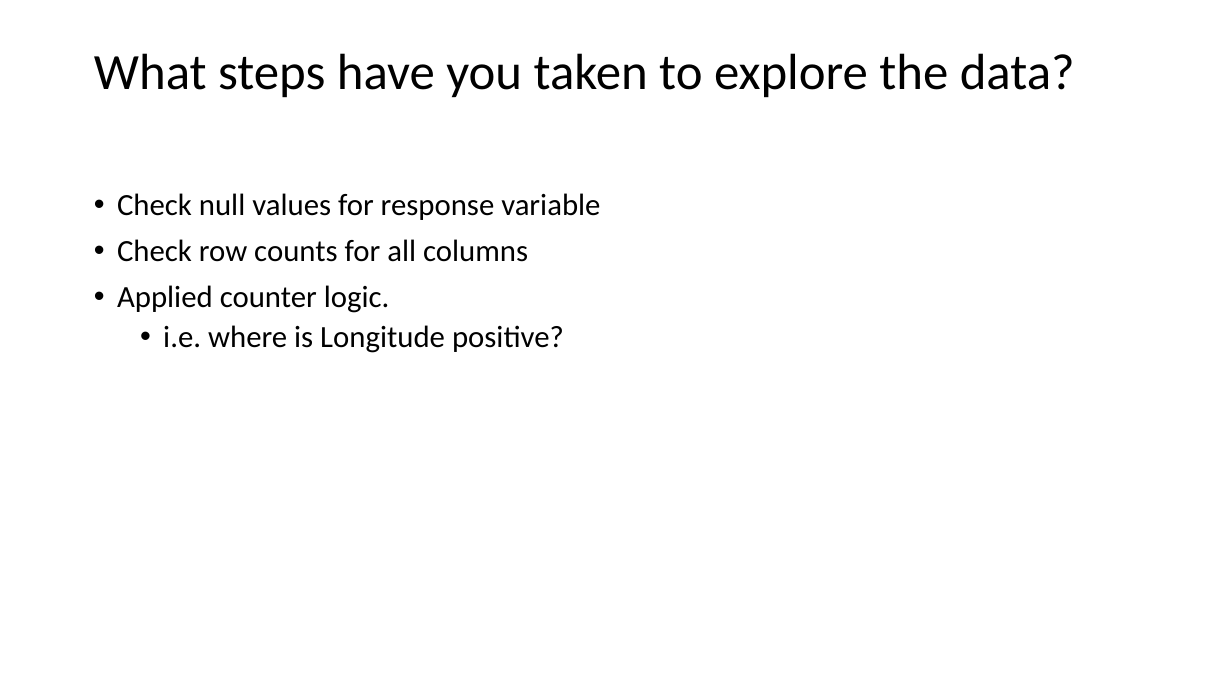
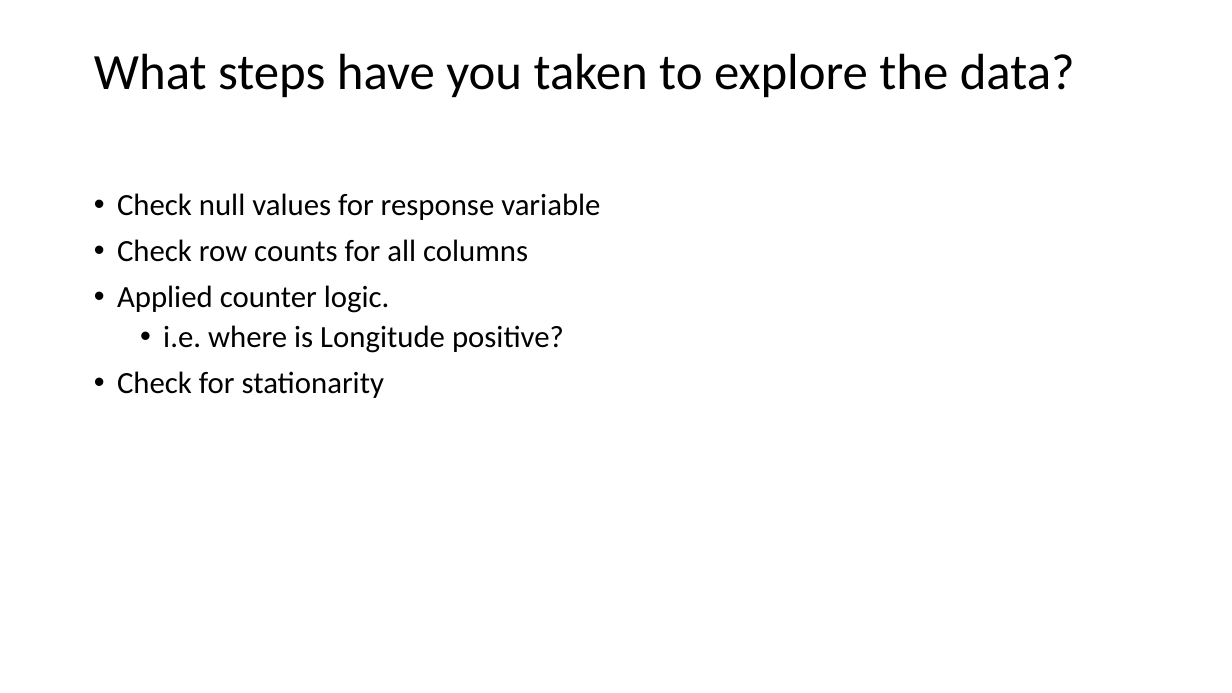
Before and after one commit to stubeef/GA-Data-Science, a slide deck: slide 6 of Final_Project/Presentation/final_project_presentation.pptx. Drawn at 1232x693 pixels with LibreOffice and Linux fonts; fonts in the diff are those of the drawing. Boxes give left, top, right and bottom in pixels: in the first picture for what was removed or moved away, otherwise in the second. Text is boxed around its words. In the diff, an @@ line names an element or a change of style, - is before the commit and + after.

```diff
--- a/Final_Project/Presentation/final_project_presentation.pptx
+++ b/Final_Project/Presentation/final_project_presentation.pptx
@@ text at bbox=[117, 371, 384, 398]: paragraph added @@
+• Check for stationarity
```
Also in this commit, not shown: 3 other slides changed, 4 slides added, 1 slide removed, 3 other files.
